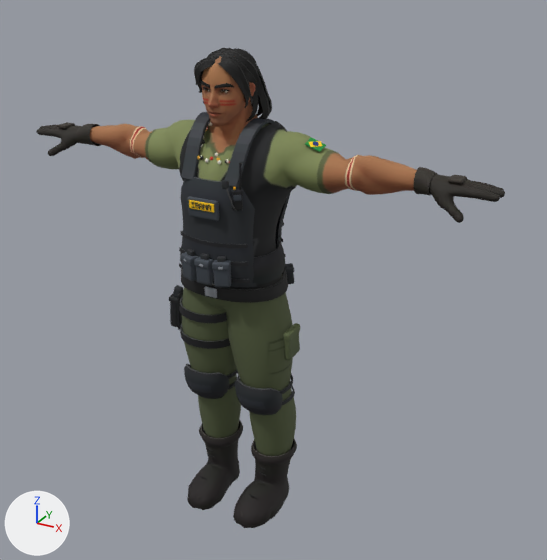
A saved change to the glTF model public/assets/characters/kaua/kaua.glb.
The view is the same before and after, from a 50 mm lens placed at (1.38, -2.18, 2.12), pointed at (0.12, 0.1, 0.98). The lights are fixed; the arrows at lower left show +X, +Y and +Z. The first picture is the older version. Vertices at exactly the same position are counted once.

In view in the first picture: 'Gear', 'Hair_Long', 'SuperHero_Male' and 1 more.
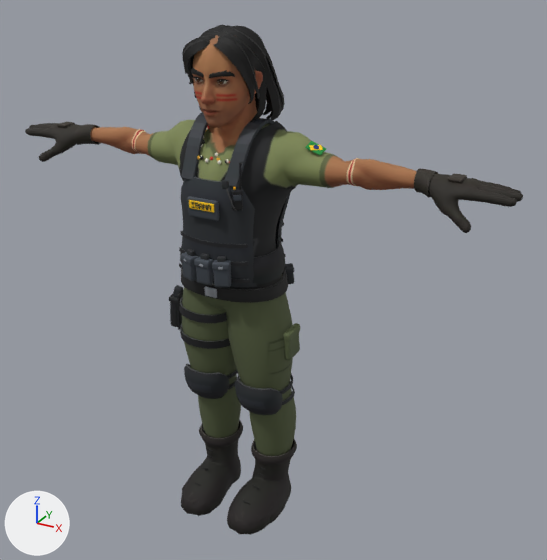
Location of each change, (x1, y1, x2, y2) in pixels of the pictures (547 x 560 px; the box of a moved part takes in the faces that stretch with it):
'SuperHero_Male', reshaped: before (90, 53, 417, 517); after (90, 35, 417, 522)
'Gear', reshaped (6% wider): before (36, 112, 505, 528); after (25, 112, 523, 535)
'Hair_Long', moved, rescaled (32% wider, 31% taller): before (194, 48, 272, 122); after (182, 25, 285, 122)
part 1 of me_sphere_005_retopology_004, moved or reshaped: before (95, 53, 414, 195); after (95, 35, 414, 190)
part 2 of me_sphere_005_retopology_004, moved or reshaped (mostly hidden): before (196, 495, 243, 517); after (185, 488, 258, 522)
part 4 of me_gear, moved or reshaped: before (305, 137, 326, 152); after (305, 141, 326, 156)
part 5 of me_gear, moved or reshaped: before (309, 141, 322, 147); after (309, 145, 323, 151)
part 6 of me_gear, moved or reshaped: before (36, 122, 101, 156); after (25, 122, 101, 162)
part 7 of me_gear, moved or reshaped: before (414, 168, 505, 223); after (415, 171, 523, 233)
part 8 of me_gear, moved or reshaped: before (187, 452, 289, 528); after (181, 452, 291, 535)

The edits, one by one:
me_sphere_005_retopology_004 is used by ob_superhero_male; location (0.0, 0.0, 0.0).
me_sphere_005_retopology_004 had 6285 vertices, 12566 faces and spanned x -0.93..0.93, y -0.14..0.18, z -0.03..1.81.
me_sphere_005_retopology_004 now has 6285 vertices, 12566 faces and spans x -0.98..0.98, y -0.18..0.18, z -0.03..1.88.
me_sphere_005_retopology_004 part 1: 3372 of 6285 vertices moved; they spanned x -0.93..0.93, y -0.12..0.18, z 1.35..1.81 and now span x -0.98..0.98, y -0.15..0.17, z 1.35..1.88; mean shift (0.0, -0.01, 0.01); largest move (0.01, 0.0, 1.81) -> (0.01, 0.0, 1.88).
me_sphere_005_retopology_004 part 2: 628 of 6285 vertices moved; they spanned x -0.19..0.19, y -0.14..0.16, z -0.02..0.11 and now span x -0.2..0.2, y -0.18..0.17, z -0.03..0.12; mean shift (0.0, -0.02, 0.0); largest move (0.1, -0.14, 0.04) -> (0.1, -0.18, 0.05).
me_hair_long is used by ob_hair_long; location (0.0, 0.0, 0.0).
me_hair_long had 1521 vertices, 2906 faces and spanned x -0.125..0.125, y -0.092..0.15, z 1.574..1.819.
me_hair_long now has 1521 vertices, 2906 faces and spans x -0.162..0.162, y -0.124..0.189, z 1.573..1.891.
me_hair_long part 3: the whole mesh is scaled about its middle by 1.3, then moved by (0.0, 0.003, 0.035).
me_gear is used by ob_gear; location (0.0, 0.0, 0.0).
me_gear had 9805 vertices, 17702 faces and spanned x -0.93..0.93, y -0.2..0.21, z -0.01..1.59.
me_gear now has 9801 vertices, 17710 faces and spans x -0.99..0.99, y -0.2..0.21, z -0.01..1.59.
me_gear part 4: the loose piece of 56 vertices spanning x 0.28..0.34, y 0.03..0.07, z 1.51..1.55 is moved by (0.0, 0.0, -0.01).
me_gear part 5: the loose piece of 56 vertices spanning x 0.29..0.33, y 0.03..0.07, z 1.52..1.54 is moved by (0.0, 0.0, -0.01).
me_gear part 6: 139 vertices moved from x -0.93..-0.66, y -0.03..0.11, z 1.36..1.48 to x -0.94..-0.66, y -0.04..0.12, z 1.35..1.48; 666 vertices removed from x -0.93..-0.66, y -0.03..0.12, z 1.36..1.49; 666 vertices added at x -0.99..-0.66, y -0.05..0.12, z 1.34..1.49.
me_gear part 7: 145 vertices moved from x 0.66..0.93, y -0.03..0.11, z 1.36..1.48 to x 0.66..0.94, y -0.04..0.12, z 1.35..1.48; 648 vertices removed from x 0.66..0.93, y -0.03..0.12, z 1.36..1.49; 648 vertices added at x 0.66..0.99, y -0.05..0.12, z 1.34..1.49.
me_gear part 8: 392 vertices moved from x -0.2..0.2, y -0.15..0.17, z -0.01..0.16 to x -0.22..0.22, y -0.19..0.18, z -0.01..0.16; 291 vertices removed from x -0.2..0.2, y -0.15..0.05, z -0.01..0.16; 291 vertices added at x -0.21..0.21, y -0.19..0.04, z -0.01..0.16.
Other edits to the shape of me_gear do not show in these pictures.
